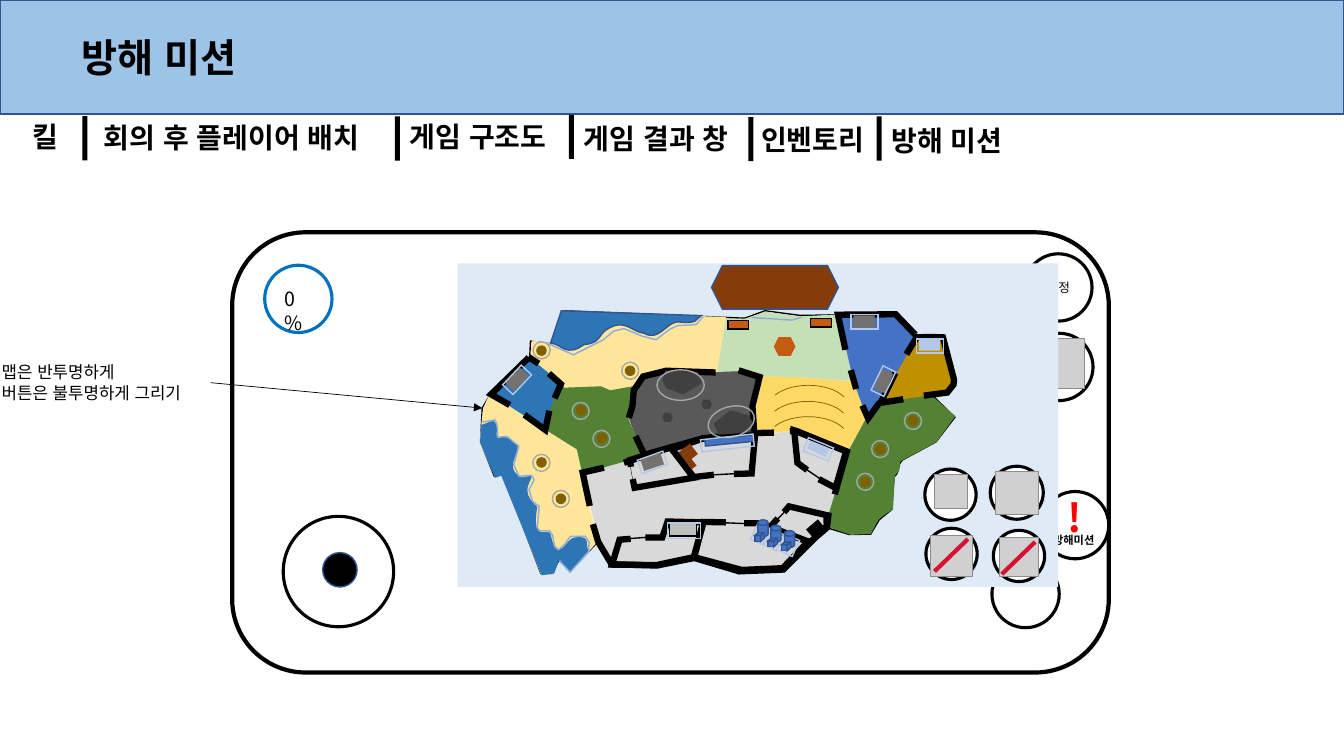
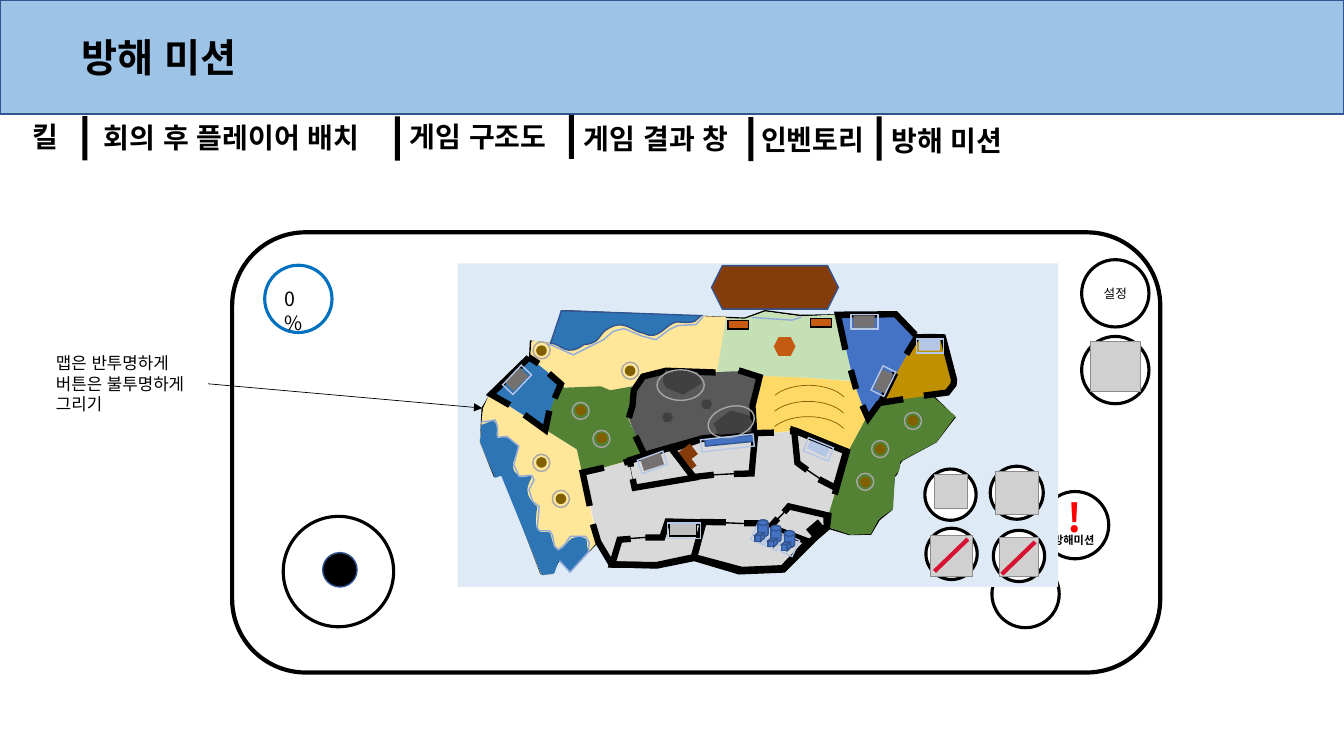
Before and after one commit to anglik0370/EscapeIsland, a slide deck: slide 15 of Document/시스템/시스템.pptx (slide 17 before the commit). Drawn at 1344x756 pixels with LibreOffice and Linux fonts; fonts in the diff are those of the drawing; grey boxes stand for pictures; background and template pictures are left out. Boxes give left, top, right and bottom in pixels: in the first picture for what was removed or moved away, otherwise in the second. Text is boxed around its words. In the diff, an @@ line names an element or a change of style, - is before the commit and + after.

```diff
--- a/Document/시스템/시스템.pptx
+++ b/Document/시스템/시스템.pptx
@@ rounded rectangle resized from (x1=232, y1=232, x2=1110, y2=673) to (x1=232, y1=232, x2=1160, y2=673) @@
@@ text "맵은 반투명하게" moved from (x1=2, y1=364, x2=181, y2=401) to (x1=56, y1=355, x2=184, y2=412) @@
@@ 2 ellipses, 1 picture moved together from (x1=1025, y1=254, x2=1094, y2=401) to (x1=1082, y1=260, x2=1149, y2=404) @@
@@ text at (x1=56, y1=376, x2=184, y2=412): text changed @@
-버튼은 불투명하게 그리기
+버튼은 불투명하게
+그리기
```
Also in this commit, not shown: 3 other slides changed, 1 slide removed, 3 other files.
